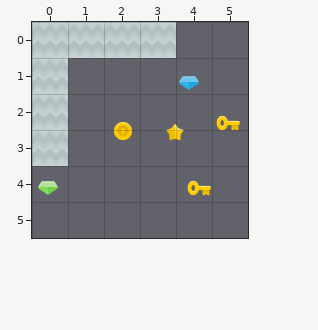
An edit to a level. Tiled map, maps/template.tmx. Above, as it was before the edit.
Cells are 128x128 px. Shown: x 0..5, y 0..5.
New version:
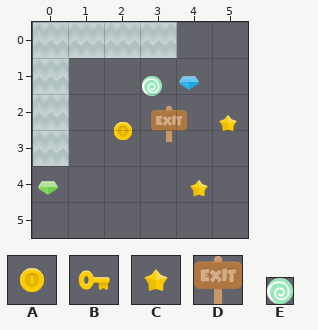
Key: from "Tileset": A 11 "coinGold", B 35 "keyYellow", C 36 "star", D 37 "signExit", E 38 "lollipopGreen".
Objects are placed by their top-left corner, in cells (3,4 is the top-left corner of cell 3,4); size is 1x1 cell unless given.
The exact change:
layer "Walls" offset 0,0 -> 4,0 px
--- layer "Items"
-B "Star" at 4.9,2.3
+C "Star" at 4.9,2.3
-B "Star" at 4.1,4.1
+C "Star" at 4.1,4.1
+E "InvincibilityCandy" at 3.1,1.5 size 0.5x0.5
+D "Finish" at 3.3,2.3
+A "Coin" at 2,2.5
-C "Enemy" at 3.5,2.5
